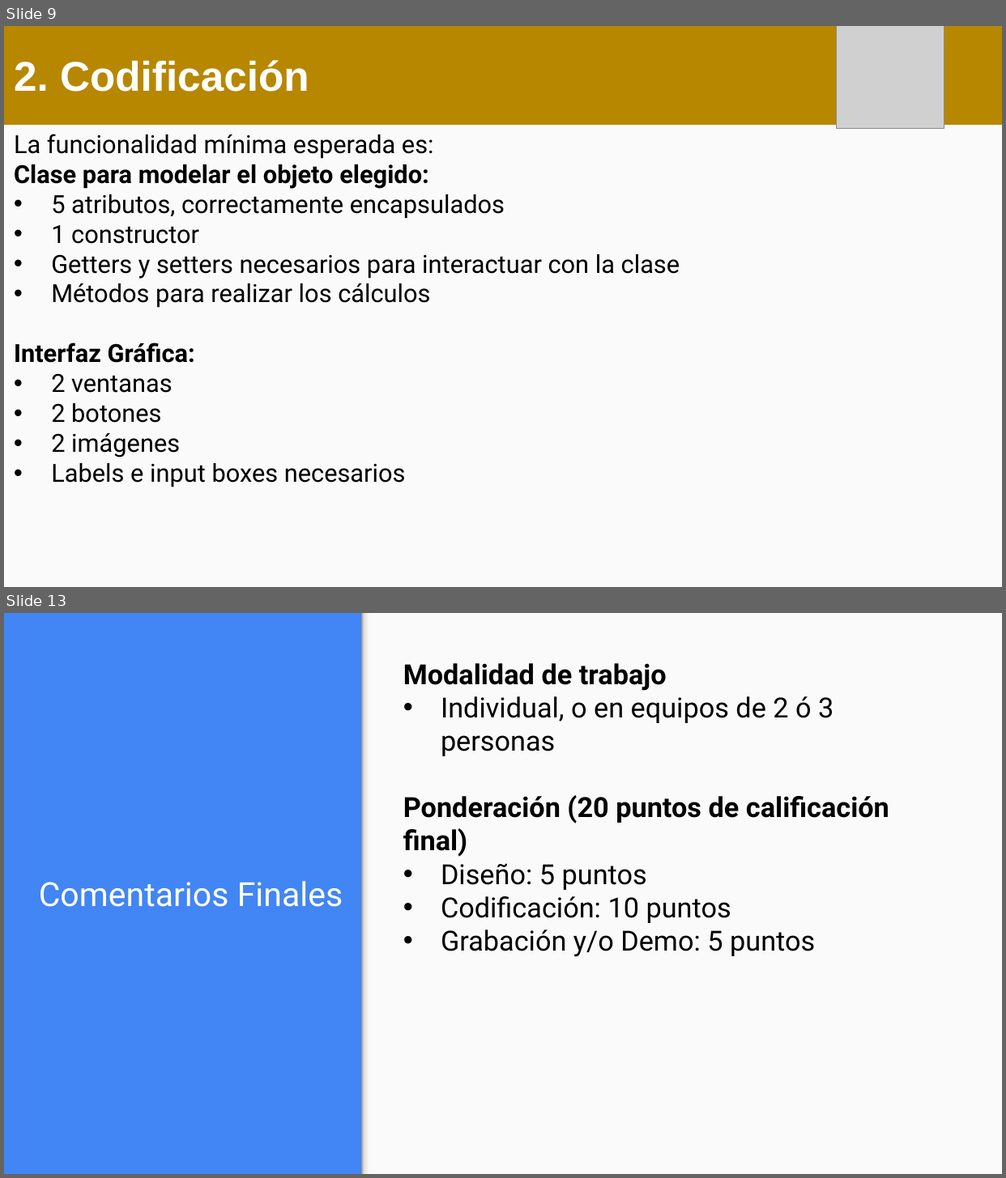
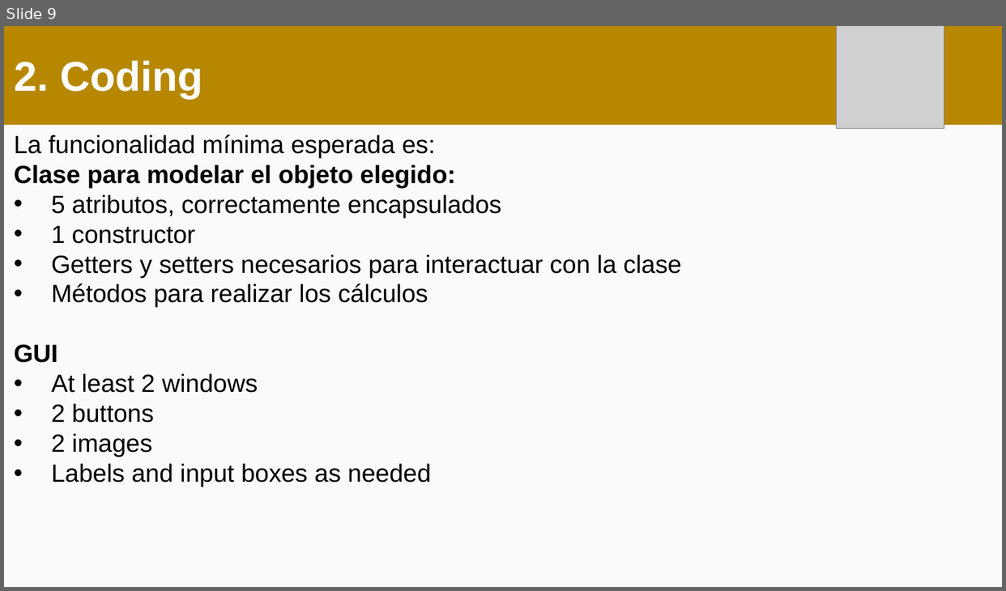
Before and after one commit to OMardil/CS2_2024_EN, a slide deck: PROYECTO/01 Medium Level/PROY_M00.pptx. Shown one above the other, each under a label of ours: slides 9 and 13 before the commit, slide 9 after it; the slides between them are not shown. The pictures are 1006x1178 and 1006x591 pixels, drawn with LibreOffice and Linux fonts; fonts in the diff are those of the drawing; grey boxes stand for pictures. Boxes give left, top, right and bottom in pixels: in the first picture for what was removed or moved away, otherwise in the second. Text is boxed around its words. In the diff, an @@ line names an element or a change of style, - is before the commit and + after.

```diff
--- a/PROYECTO/01 Medium Level/PROY_M00.pptx
+++ b/PROYECTO/01 Medium Level/PROY_M00.pptx
@@ slide 13 removed at (4,613,1002,1174), background #4285F4 @@
@@ rectangle removed at (361,613,1002,1174) @@
@@ rectangle removed at (361,613,373,1174) @@
@@ text removed at (403,663,889,957) @@
-Modalidad de trabajo
-• Individual, o en equipos de 2 ó 3 personas
-Ponderación (20 puntos de calificación final)
-• Diseño: 5 puntos
-• Codificación: 10 puntos
-• Grabación y/o Demo: 5 puntos
@@ title removed at (39,881,343,907) @@
-Comentarios Finales
@@ slide 9 changed as well @@
@@ text in rectangle at (14,60,202,99): text changed @@
-2. Codificación
+2. Coding
@@ text at (14,135,682,307): font Roboto to Arial in "La funcionalidad mínima esperada es:", "Clase para modelar el objeto elegido:", "5 atributos, correctamente encapsulados", "1 constructor" and 2 more places @@
@@ text at (14,344,431,487): text changed; font Roboto to Arial @@
-Interfaz Gráfica:
-• 2 ventanas
-• 2 botones
-• 2 imágenes
-• Labels e input boxes necesarios
+GUI
+• At least 2 windows
+• 2 buttons
+• 2 images
+• Labels and input boxes as needed
```
Also in this commit, not shown: 2 other slides changed, 9 slides added, 9 other slides removed.
